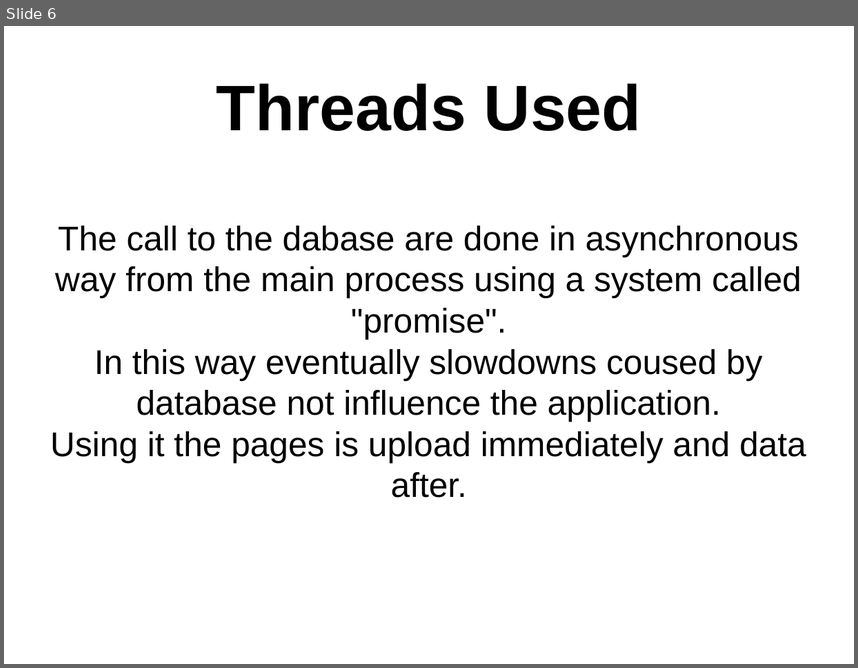
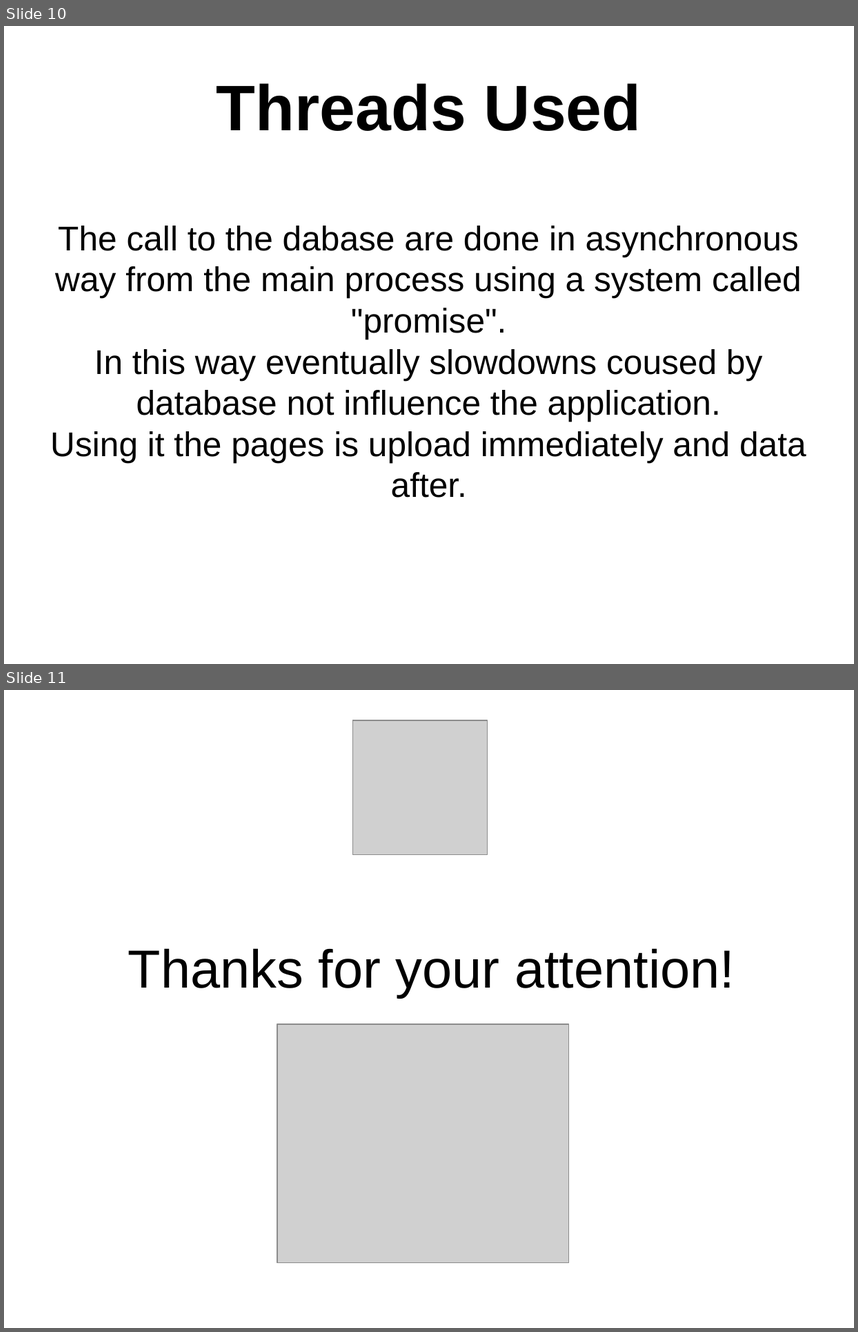
Before and after one commit to FAngelo94/Oleggo, a slide deck: Shor Presentation.odp. Shown one above the other, each under a label of ours: slide 6 before the commit, slides 10 and 11 after it. The pictures are 858x668 and 858x1332 pixels, drawn with LibreOffice and Linux fonts; fonts in the diff are those of the drawing; grey boxes stand for pictures. Boxes give left, top, right and bottom in pixels: in the first picture for what was removed or moved away, otherwise in the second. Text is boxed around its words. In the diff, an @@ line names an element or a change of style, - is before the commit and + after.

```diff
--- a/Shor Presentation.odp
+++ b/Shor Presentation.odp
@@ slide 11 added at (4,690,854,1328), background #FFFFFF @@
@@ picture added at (353,720,488,854) @@
@@ subtitle added at (128,948,735,998), 50 pt, text #000000 @@
+Thanks for your attention!
@@ picture added at (277,1024,568,1263) @@
@@ what was slide 6 is now slide 10 @@
```
Also in this commit, not shown: 4 slides changed, 4 other slides added.
